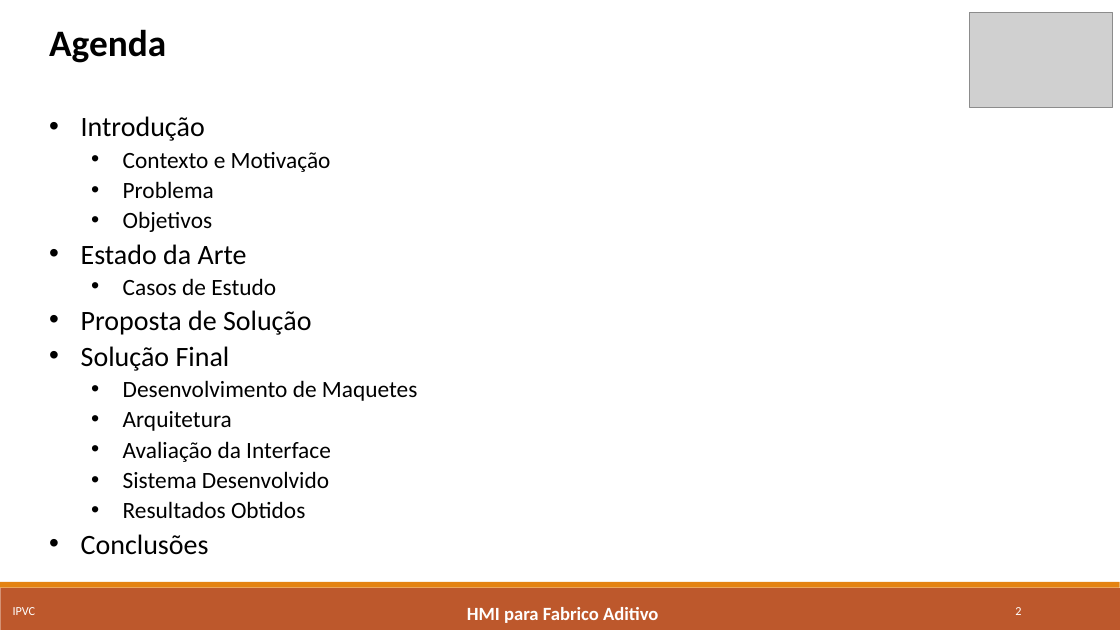
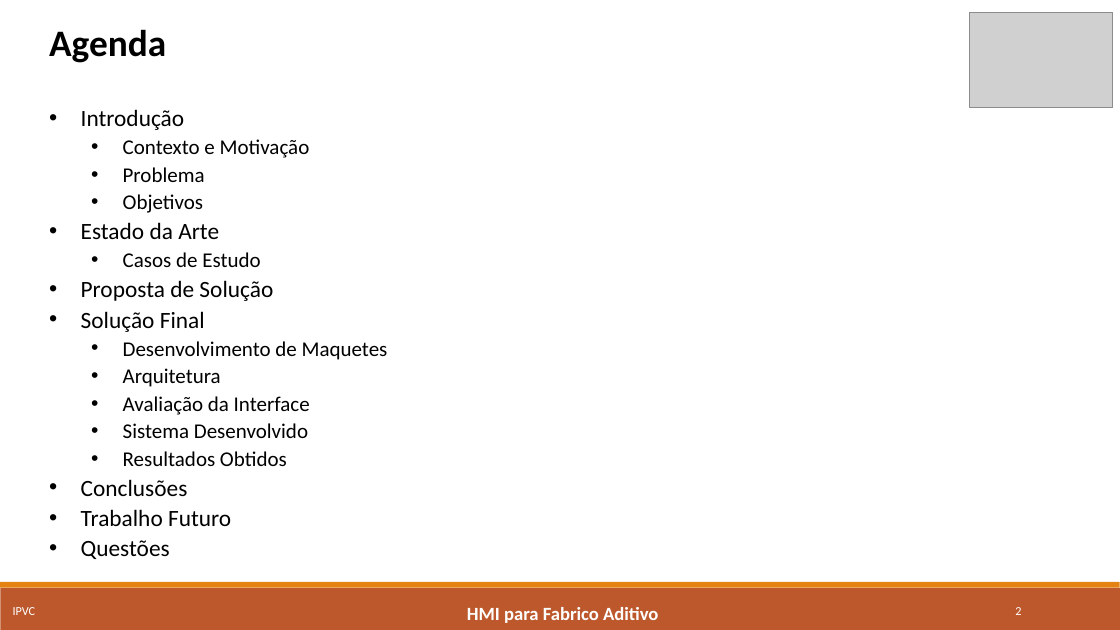
Before and after one commit to marcorlsrodrigues/projeto, a slide deck: slide 2 of Apresentacao_Final_MarcoRodrigues4652.pptx. Drawn at 1120x630 pixels with LibreOffice and Linux fonts; fonts in the diff are those of the drawing; grey boxes stand for pictures. Boxes give left, top, right and bottom in pixels: in the first picture for what was removed or moved away, otherwise in the second. Text is boxed around its words. In the diff, an @@ line names an element or a change of style, - is before the commit and + after.

```diff
--- a/Apresentacao_Final_MarcoRodrigues4652.pptx
+++ b/Apresentacao_Final_MarcoRodrigues4652.pptx
@@ text at (81,109,388,496): size 24 to 20 pt in "Introdução", "Estado da Arte", "Proposta de Solução", "Solução Final" and 1 more places; size 20 to 18 pt in "Contexto e Motivação", "Problema", "Objetivos", "Casos de Estudo" and 5 more places @@
@@ text at (81,509,231,559): paragraphs added @@
+• Trabalho Futuro
+• Questões
```
Also in this commit, not shown: 4 other slides changed, 2 slides removed.
